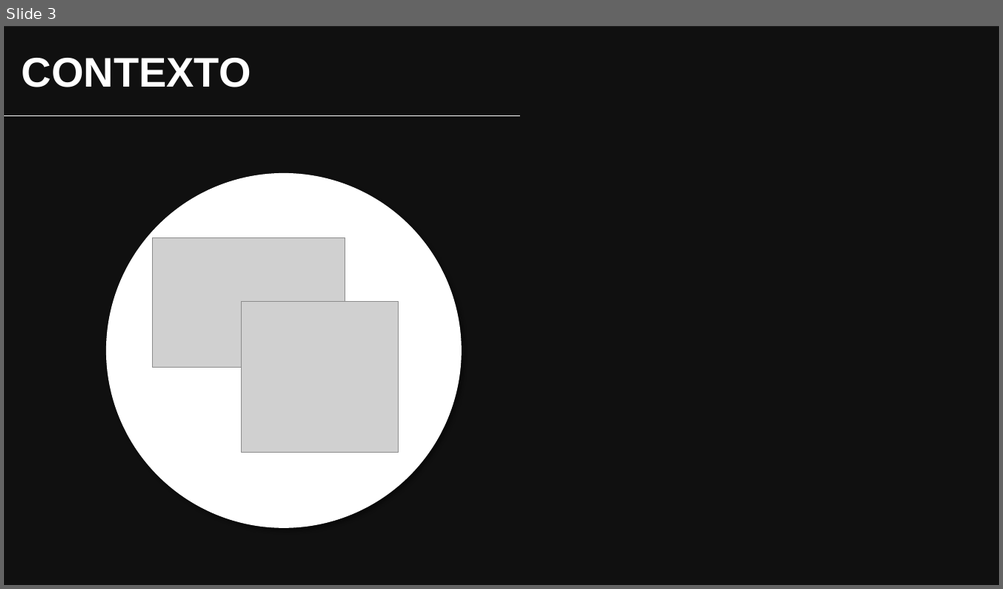
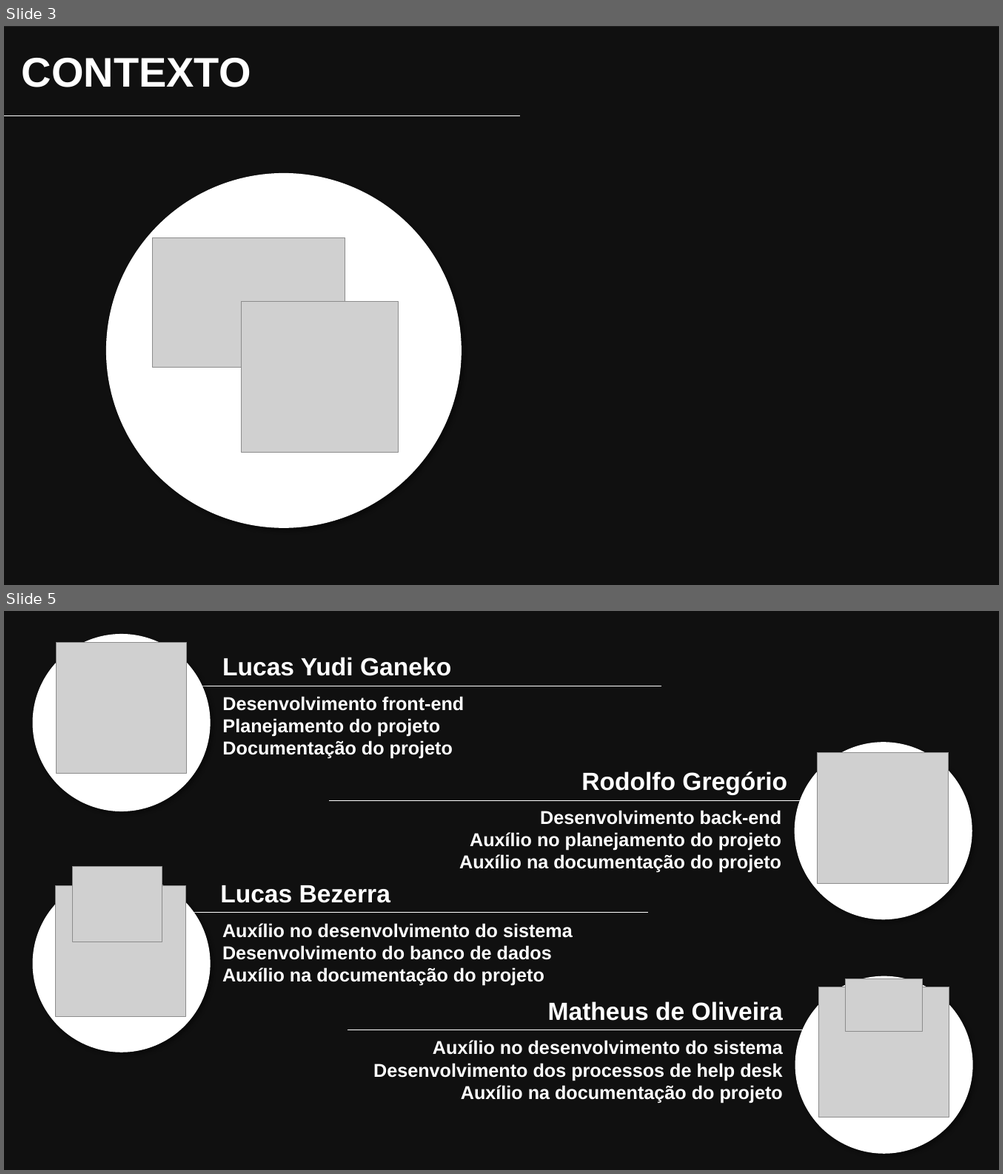
Before and after one commit to YudiG12/grupo-bandtec, a slide deck: Apresentação/inSensor.pptx. Shown one above the other, each under a label of ours: slide 3 before the commit, slides 3 and 5 after it; the slides between them are not shown. The pictures are 1003x589 and 1003x1174 pixels, drawn with LibreOffice and Linux fonts; fonts in the diff are those of the drawing; grey boxes stand for pictures; background and template pictures are left out; a plain dark background stands for a picture behind light text. Boxes give left, top, right and bottom in pixels: in the first picture for what was removed or moved away, otherwise in the second. Text is boxed around its words. In the diff, an @@ line names an element or a change of style, - is before the commit and + after.

```diff
--- a/Apresentação/inSensor.pptx
+++ b/Apresentação/inSensor.pptx
@@ slide 5 added at [4,611,999,1170], background picture (left out) @@
@@ rectangle added at [4,611,999,1170], fill #0D0D0D at 87% opacity @@
@@ ellipse added at [32,634,210,812], fill #FFFFFF @@
@@ picture added at [57,642,187,773] @@
@@ text added at [222,657,451,676], 24 pt, text #FFFFFF, bold @@
+Lucas Yudi Ganeko
@@ line added from (146, 686) to (661, 686), #FFFFFF 0.5 pt @@
@@ text added at [222,696,464,759], 18 pt, text #FFFFFF, bold @@
+Desenvolvimento front-end
+Planejamento do projeto
+Documentação do projeto
@@ ellipse added at [794,742,972,920], fill #FFFFFF @@
@@ picture added at [817,753,948,884] @@
@@ text added at [581,772,787,795], 24 pt, text #FFFFFF, bold @@
+Rodolfo Gregório
@@ line added from (330, 800) to (845, 800), #FFFFFF 0.5 pt @@
@@ text added at [459,810,782,873], 18 pt, text #FFFFFF, bold @@
+Desenvolvimento back-end
+Auxílio no planejamento do projeto
+Auxílio na documentação do projeto
@@ ellipse added at [32,875,210,1053], fill #FFFFFF @@
@@ picture added at [73,867,162,943] @@
@@ picture added at [56,886,186,1017] @@
@@ text added at [220,886,390,903], 24 pt, text #FFFFFF, bold @@
+Lucas Bezerra
@@ line added from (131, 913) to (648, 913), #FFFFFF 0.5 pt @@
@@ text added at [222,923,572,986], 18 pt, text #FFFFFF, bold @@
+Auxílio no desenvolvimento do sistema
+Desenvolvimento do banco de dados
+Auxílio na documentação do projeto
@@ ellipse added at [795,977,973,1154], fill #FFFFFF @@
@@ picture added at [819,987,949,1118] @@
@@ picture added at [845,980,922,1032] @@
@@ text added at [548,1002,782,1021], 24 pt, text #FFFFFF, bold @@
+Matheus de Oliveira
@@ line added from (348, 1031) to (864, 1031), #FFFFFF 0.5 pt @@
@@ text added at [373,1040,782,1104], 18 pt, text #FFFFFF, bold @@
+Auxílio no desenvolvimento do sistema
+Desenvolvimento dos processos de help desk
+Auxílio na documentação do projeto
```
Also in this commit, not shown: 1 slide changed, 1 other file.
